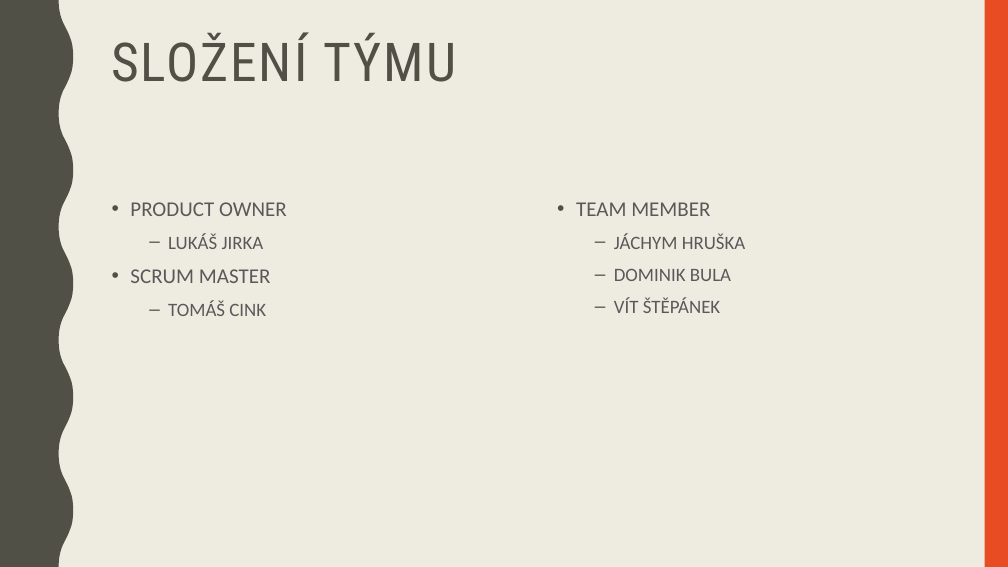
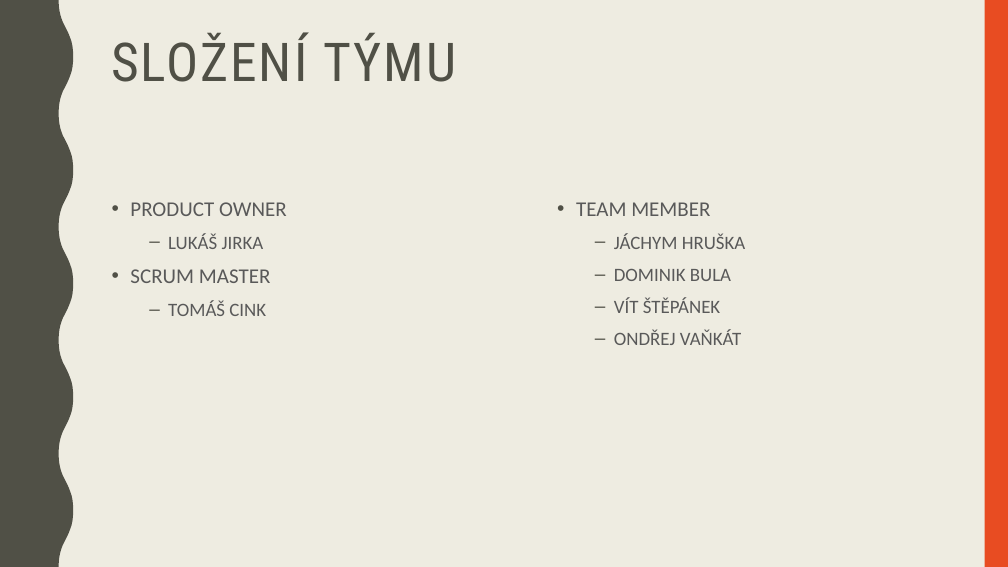
Before and after one commit to hruska07/Apollo13, a slide deck: slide 3 of docs/Apollo 13 - Logos Polytechnikos.pptx. Drawn at 1008x567 pixels with LibreOffice and Linux fonts; fonts in the diff are those of the drawing. Boxes give left, top, right and bottom in pixels: in the first picture for what was removed or moved away, otherwise in the second. Text is boxed around its words. In the diff, an @@ line names an element or a change of style, - is before the commit and + after.

```diff
--- a/docs/Apollo 13 - Logos Polytechnikos.pptx
+++ b/docs/Apollo 13 - Logos Polytechnikos.pptx
@@ text at [614, 330, 741, 345]: paragraph added @@
+  – ONDŘEJ VAŇKÁT
```
Also in this commit, not shown: 2 slides added, 1 slide removed.
